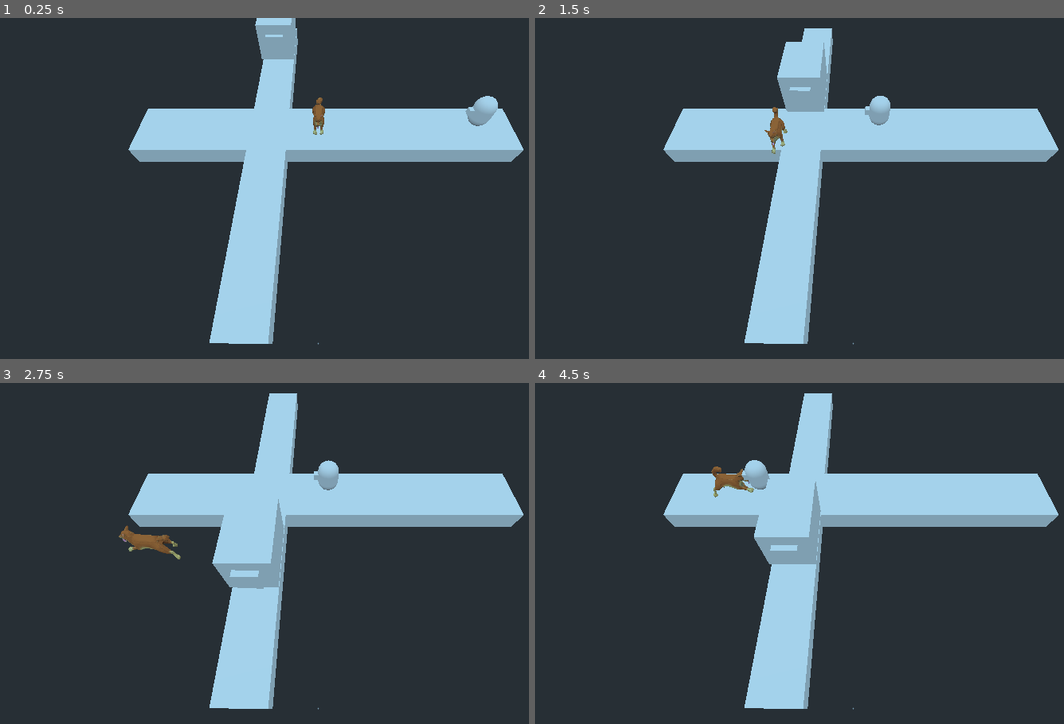
Above: before the commit, frames 1-4 (two rows, left to right).
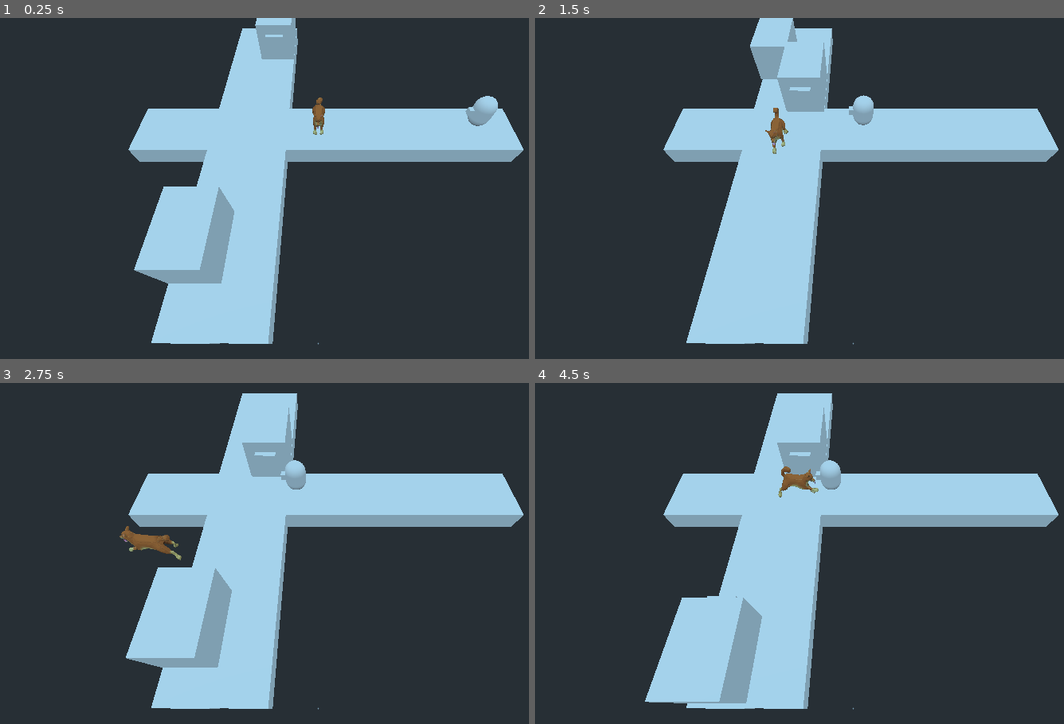
Above: after the commit, the same moments.

Repository: JestemStefan/GodotWildJam24_FamilyTrafficKing
Game: Godot game, scene res://levels/main.tscn
Two runs of this game, one before a commit and one after it. Both use one fixed random seed, a clock stepped at 60 frames per second and the inputs below.
Inputs:
- Up to frame 1 (0.25 s): no input
- Up to frame 2 (1.5 s): tap Enter at 0.5 s; hold A (move_right) 0.53-1.28 s; tap Space (bark) at 0.6, 1.35 s; hold S (move_down) from 1.28 s (still down)
- Up to frame 3 (2.75 s): release S (move_down) at 2.03 s; hold A (move_right) from 2.03 s (still down); tap Space (bark) at 2.1 s
- Up to frame 4 (4.5 s): release A (move_right) at 2.78 s; hold W (move_up) 2.78-3.53 s; tap Space (bark) at 2.85, 3.6, 4.35 s; hold D (move_left) from 3.53 s (still down)

The runs differ from the first frame. In frame 1, 8.3% of the frame differs, in the area x 25-90%, y 3-96%; in frame 2, 7.3%; in frame 3, 10%; in frame 4, 11%, in the area x 20-58%, y 3-96%.

Commit message:
reduced the size and adjusted placement of car detector

Diff:
--- a/levels/testing_level.tscn
+++ b/levels/testing_level.tscn
@@ -9,6 +9,12 @@
 [sub_resource type="Curve3D" id=1]
 _data = {
 "points": PoolVector3Array( 0, 0, 0, 0, 0, 0, 0.0395694, 0.868306, -0.0850873, 0, 0, 0, 0, 0, 0, 1.89765, 0.845584, -0.0630217 ),
+"tilts": PoolRealArray( 0, 0 )
+}
+
+[sub_resource type="Curve3D" id=3]
+_data = {
+"points": PoolVector3Array( 0, 0, 0, 0, 0, 0, 0.00628066, 0.375897, -0.0593433, 0, 0, 0, 0, 0, 0, -1.79378, -0.0104871, 0.13792 ),
 "tilts": PoolRealArray( 0, 0 )
 }
 
@@ -35,18 +41,32 @@
 [node name="Car" parent="Lane/Path/PathFollow" instance=ExtResource( 4 )]
 transform = Transform( -1.62981e-07, 0, -0.15034, 0, 2, 0, 0.999979, 0, -2.79397e-08, 0, 3, 0 )
 
+[node name="Lane2" parent="." instance=ExtResource( 1 )]
+transform = Transform( -0.135436, 0, -1.99995, 0, 1, 0, 19.9995, 0, -0.0135436, -9.21597, -1, 0 )
+collision_layer = 8
+collision_mask = 0
+
+[node name="Path" type="Path" parent="Lane2"]
+transform = Transform( 1, 0, 0, 0, 1, 0, 0, 0, 1, 0.893029, 1, -0.0176139 )
+curve = SubResource( 3 )
+
+[node name="PathFollow" type="PathFollow" parent="Lane2/Path"]
+
+[node name="Car" parent="Lane2/Path/PathFollow" instance=ExtResource( 4 )]
+transform = Transform( -0.000677183, 0, 0.149997, 0, 2, 0, -0.999979, 0, -0.0101577, 0, 2, 0 )
+
 [node name="Path" parent="." instance=ExtResource( 5 )]
 transform = Transform( -1.62921e-07, 0, 2, 0, 1, 0, -1, 0, -3.25841e-07, 0.786141, 0, 0 )
 collision_mask = 0
 
-[node name="Path2" type="Path" parent="."]
-transform = Transform( -0.135436, 0, -1.99995, 0, 1, 0, 19.9995, 0, -0.0135436, 18.836, -1, 1.13687e-12 )
+[node name="Path2" type="Path" parent="Path"]
+transform = Transform( -19.9995, 0, 0.0135439, 0, 1, 0, -0.0677196, 0, -0.999975, -2.9407e-06, -1, 9.02495 )
 curve = SubResource( 2 )
 
-[node name="PathFollow" type="PathFollow" parent="Path2"]
+[node name="PathFollow" type="PathFollow" parent="Path/Path2"]
 rotation_mode = 1
 
-[node name="Child" parent="Path2/PathFollow" instance=ExtResource( 2 )]
+[node name="Child" parent="Path/Path2/PathFollow" instance=ExtResource( 2 )]
 transform = Transform( -0.049999, 0, -0.000338599, 0, 1, 0, 0.00338599, 0, -0.49999, 0, 2.5, 0 )
 
 [node name="Dog" parent="." instance=ExtResource( 3 )]
--- a/src/family/car_detector.tscn
+++ b/src/family/car_detector.tscn
@@ -1,12 +1,12 @@
 [gd_scene load_steps=2 format=2]
 
 [sub_resource type="BoxShape" id=1]
-extents = Vector3( 1, 1, 3 )
+extents = Vector3( 1, 1, 0.2 )
 
 [node name="CarDetector" type="Area"]
 collision_layer = 0
 collision_mask = 4
 
 [node name="CollisionShape" type="CollisionShape" parent="."]
-transform = Transform( 2, 0, 0, 0, 1, 0, 0, 0, 1, 0, 0, -3 )
+transform = Transform( 2, 0, 0, 0, 1, 0, 0, 0, 1, 0, 0, 0.2 )
 shape = SubResource( 1 )
--- a/src/family/child.tscn
+++ b/src/family/child.tscn
@@ -32,3 +32,4 @@
 one_shot = true
 
 [node name="CarDetector" parent="." instance=ExtResource( 2 )]
+transform = Transform( 1, 0, 0, 0, 1, 0, 0, 0, 1, 0, 0, -1.30517 )
Not shown: 1 places in levels/testing_level.tscn that only renumber resources
